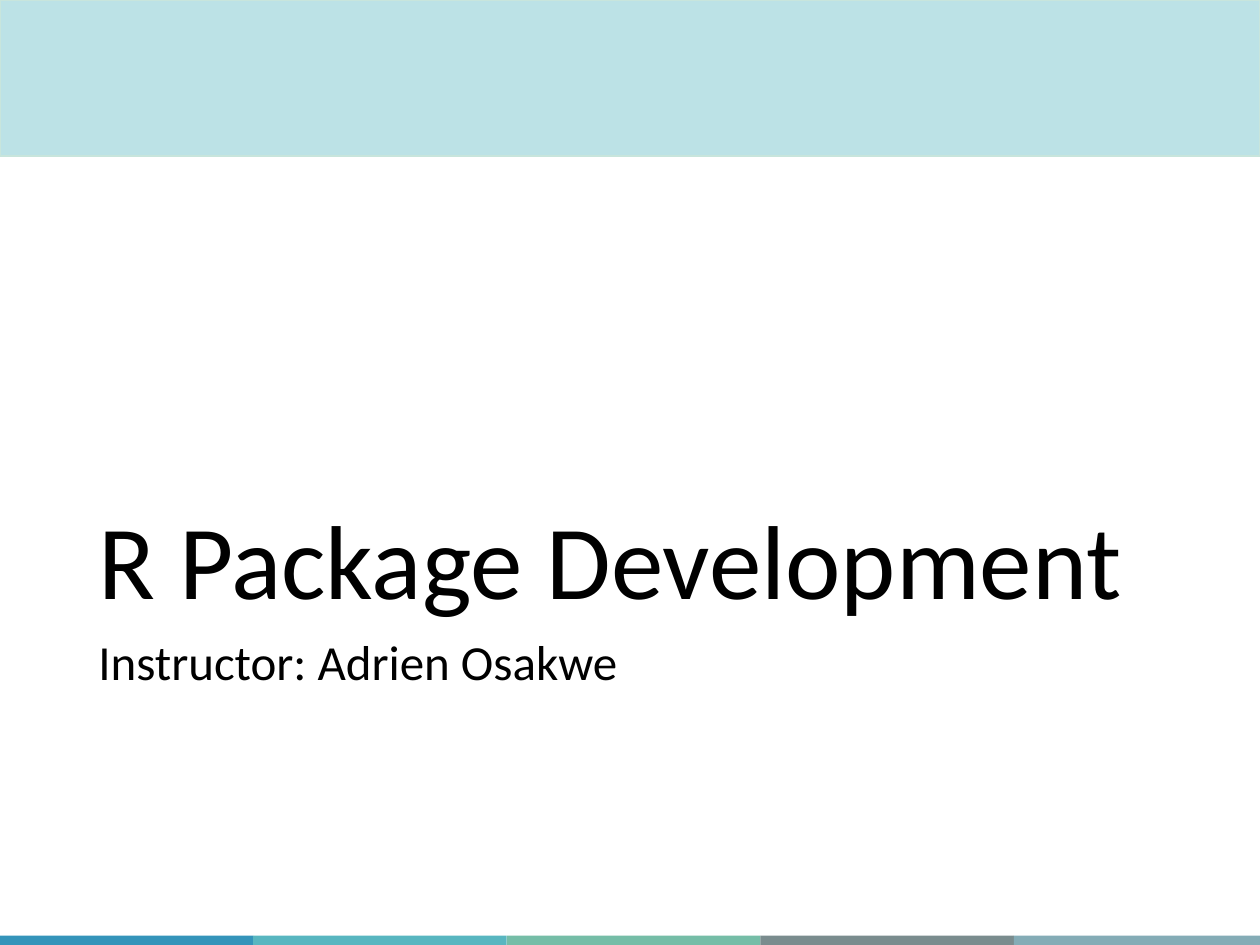
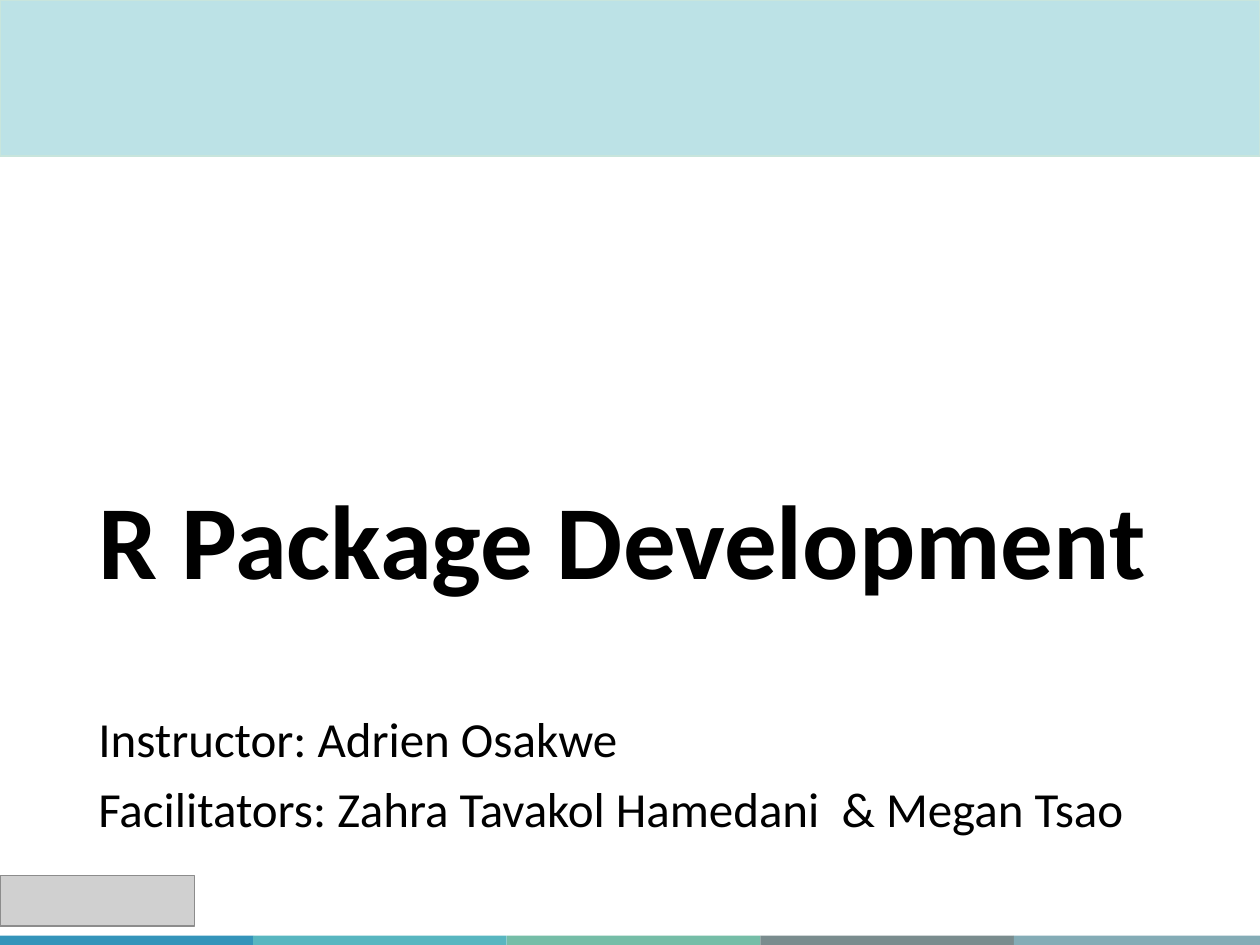
Before and after one commit to QLS-MiCM/RPackageDevelopment, a slide deck: slide 4 of Slides/RPackageDevelopment_Slides.pptx. Drawn at 1260x945 pixels with LibreOffice and Linux fonts; fonts in the diff are those of the drawing; grey boxes stand for pictures; background and template pictures are left out. Boxes give left, top, right and bottom in pixels: in the first picture for what was removed or moved away, otherwise in the second. Text is boxed around its words. In the diff, an @@ line names an element or a change of style, - is before the commit and + after.

```diff
--- a/Slides/RPackageDevelopment_Slides.pptx
+++ b/Slides/RPackageDevelopment_Slides.pptx
@@ title "R Package Development": place and size @@
-title "R Package Development" at box(99, 526, 1122, 617)
+title "R Package Development" at box(99, 505, 1145, 597)
@@ title "R Package Development" at box(99, 505, 1145, 597): bold on @@
@@ text at box(98, 793, 1124, 836): paragraph added @@
+Facilitators: Zahra Tavakol Hamedani & Megan Tsao
@@ picture added at box(0, 876, 195, 926) @@
```
Also in this commit, not shown: 2 other slides changed, 43 slides added, 1 slide removed.
